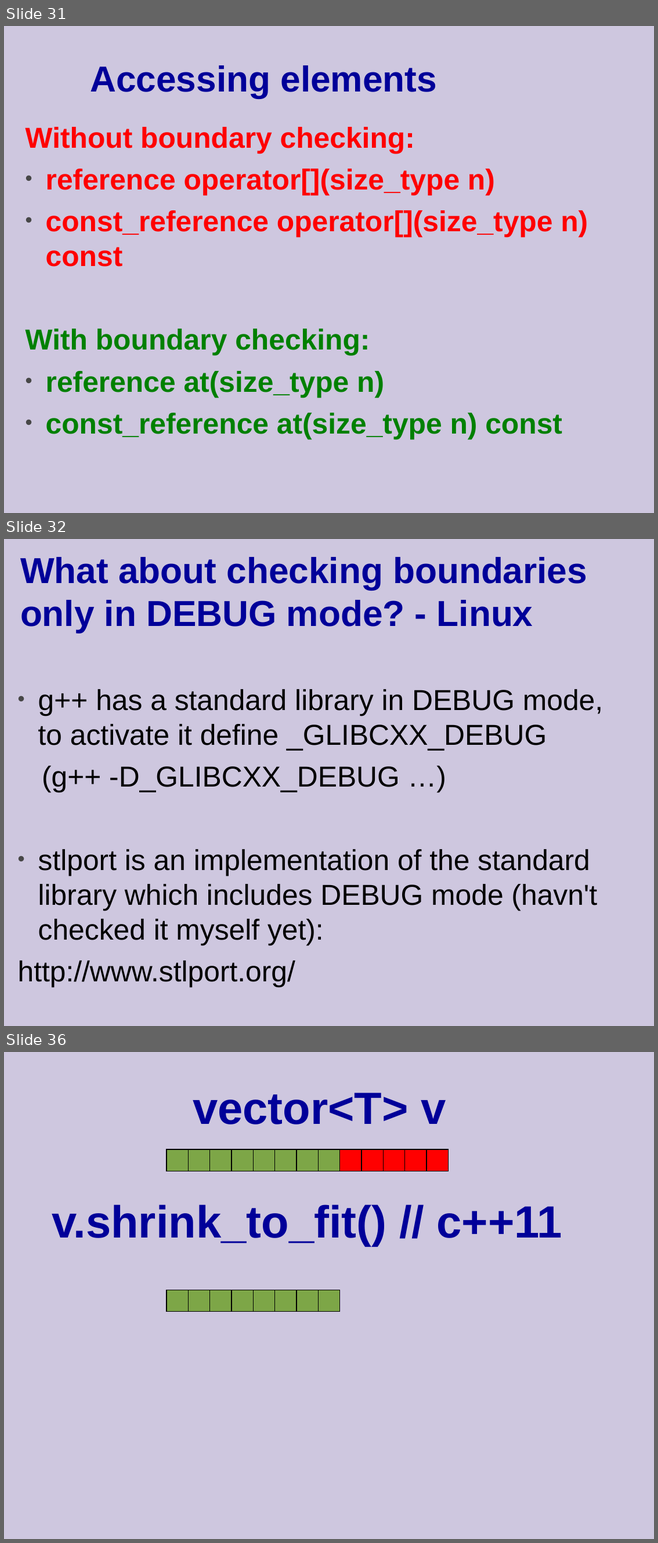
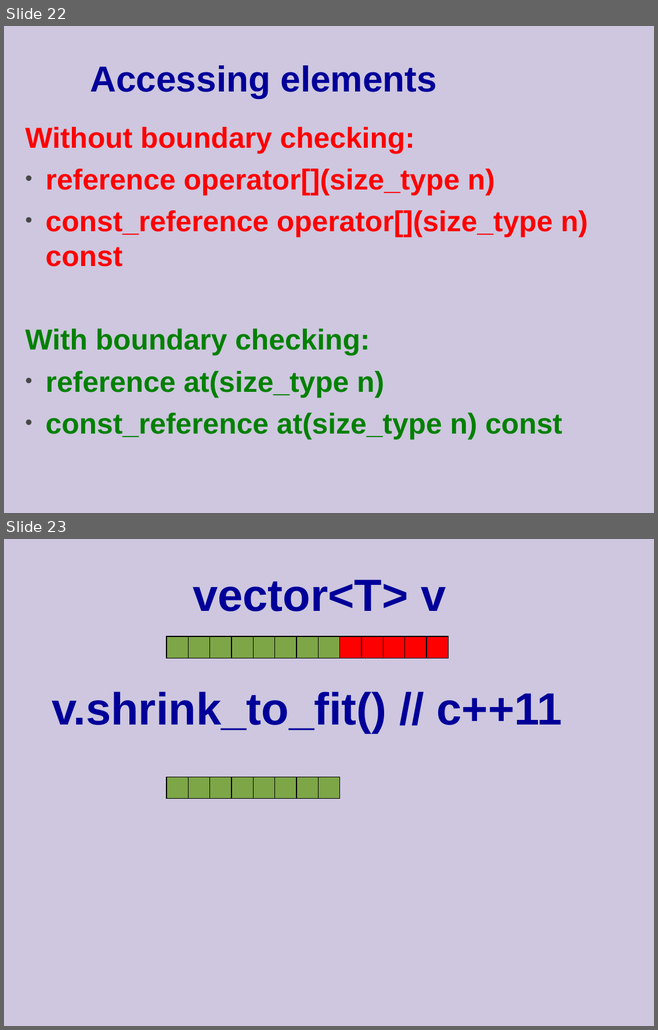
Before and after one commit to cpp-at-ariel/cpp-5779, a slide deck: 10-stl-containers/slides.odp. Shown one above the other, each under a label of ours: slides 31, 32 and 36 before the commit, slides 22 and 23 after it; the slides between them are not shown. The pictures are 658x1543 and 658x1030 pixels, drawn with LibreOffice and Linux fonts; fonts in the diff are those of the drawing. Boxes give left, top, right and bottom in pixels: in the first picture for what was removed or moved away, otherwise in the second. Text is boxed around its words. In the diff, an @@ line names an element or a change of style, - is before the commit and + after.

```diff
--- a/10-stl-containers/slides.odp
+++ b/10-stl-containers/slides.odp
@@ slide 32 removed at (x1=4, y1=539, x2=654, y2=1026), background #CEC7DF @@
@@ title removed at (x1=20, y1=557, x2=587, y2=633) @@
-What about checking boundaries only in DEBUG mode? - Linux
@@ text removed at (x1=18, y1=689, x2=603, y2=987) @@
-• g++ has a standard library in DEBUG mode, to activate it define _GLIBCXX_DEBUG
-(g++ -D_GLIBCXX_DEBUG …)
-• stlport is an implementation of the standard library which includes DEBUG mode (havn't checked it myself yet):
-http://www.stlport.org/
@@ what was slide 31 is now slide 22 @@
@@ what was slide 36 is now slide 23 @@
```
Also in this commit, not shown: 3 slides changed, 12 other slides removed, 2 other files.
